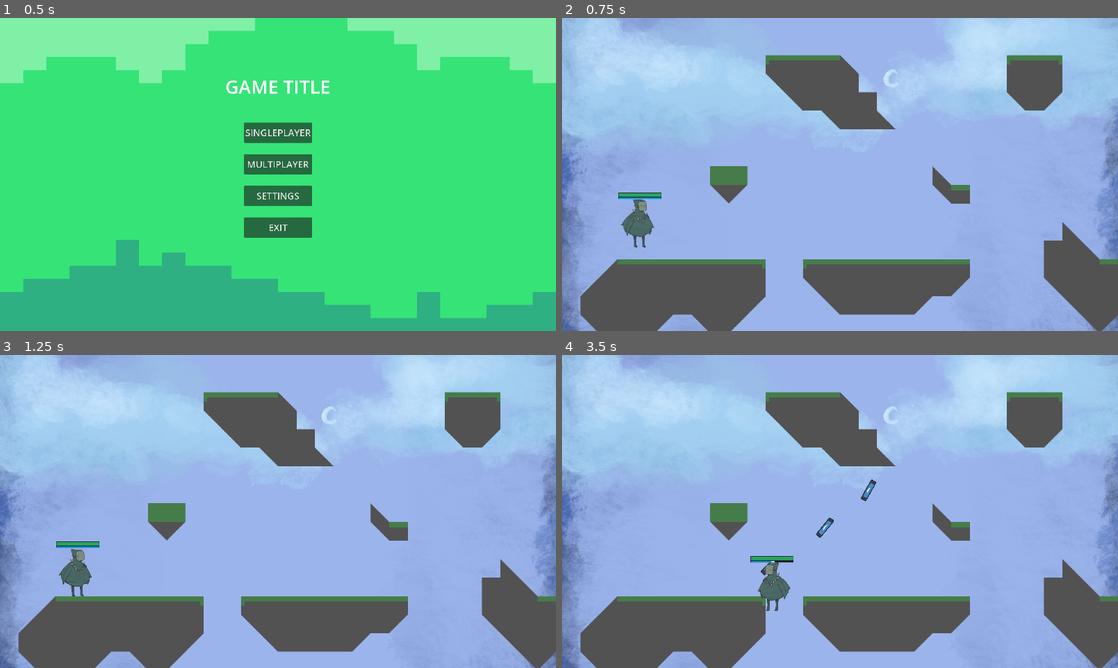
Above: before the commit, frames 1-4 (two rows, left to right).
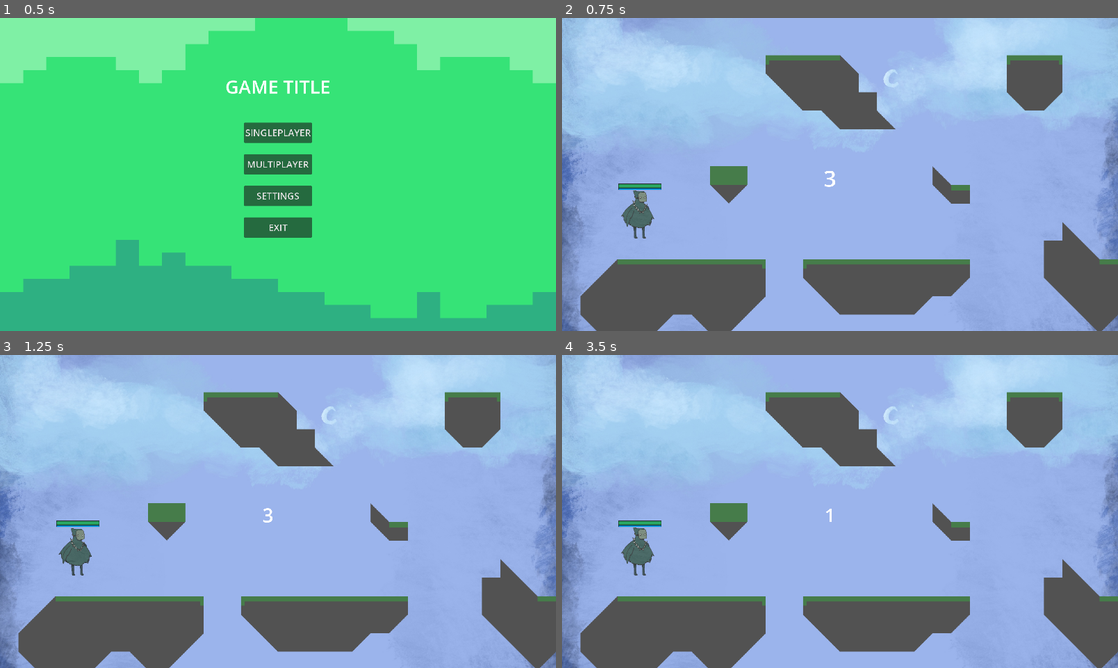
Above: after the commit, the same moments.

Repository: RealityGalaxy/Varis
Game: Godot game, scene res://scenes/menus/main_menu/main_menu.tscn
Two runs of this game, one before a commit and one after it. Both use one fixed random seed, a clock stepped at 60 frames per second and the inputs below. Before the commit the project starts from res://scenes/menus/main_menu.tscn. The engine's default icon, where the game draws it, is replaced by a stand-in: a white triangle on a blue panel in a dark square.
Inputs (mouse positions are in pixels of both pictures, inside the frame that each line leads up to):
- Up to frame 1 (0.5 s): no input
- Up to frame 2 (0.75 s): click "SINGLEPLAYER" at 0.5 s
- Up to frame 3 (1.25 s): no input
- Up to frame 4 (3.5 s): move the mouse to (962, 495) at 1.27 s; hold Space (dash) 1.28-2.03 s; hold Right (right) 1.28-2.78 s; tap Up (up) at 1.52, 2.27 s; move the mouse to (728, 527) at 2.02 s; click (728, 527) at 2.1 s; move the mouse to (895, 442) at 2.77 s; hold Left (left) from 2.78 s (still down); hold Right mouse button (spell2) from 2.78 s (still down)

Frame 1 is identical in both runs. In frame 2, 0.7% of the frame differs, in the area x 10-50%, y 48-74%; in frame 3, 1.0%; in frame 4, 1.5%, in the area x 10-57%, y 39-82%.

Commit message:
first card things

Diff:
--- a/Varis/project.godot
+++ b/Varis/project.godot
@@ -11,7 +11,7 @@
 [application]
 
 config/name="Varis"
-run/main_scene="res://scenes/menus/main_menu.tscn"
+run/main_scene="res://scenes/menus/main_menu/main_menu.tscn"
 config/features=PackedStringArray("4.2", "Mobile")
 config/icon="res://icon.svg"
 
@@ -19,6 +19,8 @@
 
 StatManager="*res://scenes/character/StatManager.gd"
 SpellData="*res://scenes/projectiles/SpellData.gd"
+GameStatus="*res://scenes/level/game_status.gd"
+CardData="*res://scenes/menus/round_pick/card_data.gd"
 
 [display]
 
--- a/Varis/scenes/character/Character.gd
+++ b/Varis/scenes/character/Character.gd
@@ -139,7 +139,7 @@
 			use_spell.emit(spells[4], player_num, position, mouse_pos)
 
 func _physics_process(delta):
-	if !is_multiplayer_authority():
+	if !is_multiplayer_authority() or GameStatus.pause_time:
 		return
 
 	rpc("regen_mana", delta)
--- a/Varis/scenes/character/StatManager.gd
+++ b/Varis/scenes/character/StatManager.gd
@@ -5,7 +5,7 @@
 func restart():
 	players = []
 
-func add_player(num: int):
+func add_player(_num: int):
 	var stats: Stats = Stats.new()
 	players.push_back(stats)
 
--- a/Varis/scenes/level/GameManager.gd
+++ b/Varis/scenes/level/GameManager.gd
@@ -1,4 +1,65 @@
 extends Node2D
+
+@onready var text = $TimerText
+@onready var timer_round_start = $Timers/RoundStart
+@onready var timer_winner = $Timers/DisplayWinner
+@onready var dim = $Dim
+
+var time_left: float = 3
+var text_size: float = 80
 
 func _ready():
 	StatManager.restart()
+	start_round()
+
+func _process(delta):
+	if not timer_round_start.is_stopped():
+		var new_time = ceil(timer_round_start.time_left)
+		text.add_theme_font_size_override("font_size", 80)
+		text_size -= 20 * delta
+		if new_time != time_left:
+			time_left = new_time
+			text_size = 80
+		text.add_theme_font_size_override("font_size", ceil(text_size))
+		text.text = str(new_time)
+
+func start_round():
+	timer_round_start.start()
+
+func show_cards():
+	pass
+
+
+func show_player_win(loser_num):
+	timer_winner.start()
+	var winner = GameStatus.winner(loser_num)
+	text.text = "Player %d has won" % winner
+	text.visible = true
+
+func restart_round():
+	pass
+
+func _on_timer_timeout():
+	GameStatus.pause_time = false
+	text.visible = false
+
+
+func _on_display_winner_timeout():
+	GameStatus.pause_time = true
+	text.visible = false
+	var tween = create_tween()
+	tween.tween_property(dim, "modulate", Color(0,0,0,0.5), 1)
+	await tween.finished
+	spawn_card()
+
+func spawn_card():
+	var card : Card = CardData.Cards.pick_random()
+	var card_scene = preload("res://scenes/menus/round_pick/card.tscn")
+	var card_obj = card_scene.instantiate()
+	card_obj.get_node("CardName").text = card.card_name
+	card_obj.get_node("CardEffect").text = card.card_desc
+	card_obj.get_node("CardImage").texture = load(card.card_image)
+	card_obj.position = Vector2(700,1500)
+	$Cards.add_child(card_obj)
+	var tween = create_tween()
+	tween.tween_property(card_obj, "position", Vector2(400, 400), 2)
--- a/Varis/scenes/level/deathzone.gd
+++ b/Varis/scenes/level/deathzone.gd
@@ -4,4 +4,7 @@
 
 func _on_body_entered(body):
 	touched_deathzone.emit()
-	body.queue_free()
+	if body is PlayerChar:
+		$"../GameManager".show_player_win(body.player_num)
+	else:
+		body.queue_free()
--- /dev/null
+++ b/Varis/scenes/level/game_status.gd
@@ -0,0 +1,10 @@
+extends Node
+
+var pause_time: bool = true
+var players = []
+
+func winner(num):
+	for i in players.size():
+		if players[i] != num:
+			return players[i]
+	return 1
--- a/Varis/scenes/level/level.tscn
+++ b/Varis/scenes/level/level.tscn
@@ -7,6 +7,8 @@
 [ext_resource type="Script" path="res://scenes/multiplayer/MultiplayerSpawner.gd" id="3_bo8on"]
 [ext_resource type="PackedScene" uid="uid://cubitxapsm3h1" path="res://scenes/character/char.tscn" id="4_hlpcm"]
 [ext_resource type="Script" path="res://scenes/level/GameManager.gd" id="6_rr77g"]
+
+[sub_resource type="CanvasTexture" id="CanvasTexture_a7tux"]
 
 [sub_resource type="TileSetAtlasSource" id="TileSetAtlasSource_rfgjm"]
 texture = ExtResource("1_qesyg")
@@ -48,7 +50,42 @@
 [node name="Level" type="Node2D"]
 
 [node name="GameManager" type="Node2D" parent="."]
+z_index = 100
 script = ExtResource("6_rr77g")
+
+[node name="Timers" type="Node" parent="GameManager"]
+
+[node name="RoundStart" type="Timer" parent="GameManager/Timers"]
+wait_time = 3.0
+one_shot = true
+
+[node name="DisplayWinner" type="Timer" parent="GameManager/Timers"]
+wait_time = 2.0
+one_shot = true
+
+[node name="Cards" type="Node2D" parent="GameManager"]
+z_index = 1
+
+[node name="TimerText" type="Label" parent="GameManager"]
+anchors_preset = -1
+offset_left = 920.0
+offset_top = 540.0
+offset_right = 930.0
+offset_bottom = 563.0
+grow_horizontal = 2
+grow_vertical = 2
+size_flags_horizontal = 6
+size_flags_vertical = 6
+theme_override_font_sizes/font_size = 80
+text = "3"
+horizontal_alignment = 1
+vertical_alignment = 1
+
+[node name="Dim" type="Sprite2D" parent="GameManager"]
+modulate = Color(0, 0, 0, 0)
+position = Vector2(960, 540)
+scale = Vector2(1920, 1080)
+texture = SubResource("CanvasTexture_a7tux")
 
 [node name="Sky" type="Sprite2D" parent="."]
 position = Vector2(959.778, 539)
@@ -92,3 +129,6 @@
 spawn_path = NodePath(".")
 script = ExtResource("3_bo8on")
 playerScene = ExtResource("4_hlpcm")
+
+[connection signal="timeout" from="GameManager/Timers/RoundStart" to="GameManager" method="_on_timer_timeout"]
+[connection signal="timeout" from="GameManager/Timers/DisplayWinner" to="GameManager" method="_on_display_winner_timeout"]
--- a/Varis/scenes/menus/main_menu.tscn
+++ b/Varis/scenes/menus/main_menu/main_menu.tscn
@@ -1,6 +1,6 @@
 [gd_scene load_steps=3 format=3 uid="uid://crdel4dbytuuo"]
 
-[ext_resource type="Script" path="res://scenes/menus/main_menu.gd" id="1_ae0lv"]
+[ext_resource type="Script" path="res://scenes/menus/main_menu/main_menu.gd" id="1_ae0lv"]
 [ext_resource type="Texture2D" uid="uid://crdip2y5gklpt" path="res://graphics/placeholder/tile_0014.png" id="2_v05f5"]
 
 [node name="Main_Menu" type="Control"]
--- /dev/null
+++ b/Varis/scenes/menus/round_pick/card.tscn
@@ -0,0 +1,52 @@
+[gd_scene load_steps=2 format=3 uid="uid://mwmy3eogffsj"]
+
+[ext_resource type="Texture2D" uid="uid://c380wvdmmtcf2" path="res://icon.svg" id="1_1wece"]
+
+[node name="Card" type="Control"]
+layout_mode = 3
+anchors_preset = 15
+anchor_right = 1.0
+anchor_bottom = 1.0
+grow_horizontal = 2
+grow_vertical = 2
+
+[node name="ColorRect" type="ColorRect" parent="."]
+layout_mode = 0
+offset_right = 126.0
+offset_bottom = 213.0
+color = Color(0.278431, 0.215686, 0.121569, 1)
+
+[node name="ColorRect2" type="ColorRect" parent="."]
+layout_mode = 0
+offset_left = 5.0
+offset_top = 5.0
+offset_right = 121.0
+offset_bottom = 208.0
+color = Color(0.388235, 0.305882, 0.184314, 1)
+
+[node name="CardName" type="Label" parent="."]
+layout_mode = 0
+offset_right = 126.0
+offset_bottom = 31.0
+text = "Card name"
+horizontal_alignment = 1
+vertical_alignment = 1
+
+[node name="CardEffect" type="Label" parent="."]
+layout_mode = 0
+offset_top = 124.0
+offset_right = 126.0
+offset_bottom = 215.0
+theme_override_font_sizes/font_size = 12
+text = "lorem ipsum lorem ipsum lorem ipsum lorem ipsum"
+horizontal_alignment = 1
+autowrap_mode = 3
+
+[node name="CardImage" type="TextureRect" parent="."]
+layout_mode = 0
+offset_left = 17.0
+offset_top = 27.0
+offset_right = 107.0
+offset_bottom = 117.0
+texture = ExtResource("1_1wece")
+expand_mode = 1
--- /dev/null
+++ b/Varis/scenes/menus/round_pick/card_data.gd
@@ -0,0 +1,15 @@
+extends Node
+
+var Cards = [
+	new_card("Fireball", "Big fiery ball with 0.5s cooldown and 30 damage", "res://icon.svg"),
+	new_card("Lava", "Lava flows, you burn", "res://icon.svg"),
+	new_card("Watery boi", "Get wet ;)", "res://icon.svg"),
+	new_card("Air strike", "INCOMIIIING", "res://icon.svg"),
+]
+
+func new_card(card_name: String, card_desc: String, card_image: String):
+	var card: Card = Card.new()
+	card.card_name = card_name
+	card.card_desc = card_desc
+	card.card_image = card_image
+	return card
--- /dev/null
+++ b/Varis/scenes/menus/round_pick/card_instance.gd
@@ -0,0 +1,6 @@
+extends Resource
+class_name Card
+
+var card_name: String
+var card_desc: String
+var card_image
--- a/Varis/scenes/multiplayer/MultiplayerSpawner.gd
+++ b/Varis/scenes/multiplayer/MultiplayerSpawner.gd
@@ -16,6 +16,7 @@
 func spawnPlayer(data):
 	var player = playerScene.instantiate()
 	player.set_multiplayer_authority(data)
+	GameStatus.players.push_back(player.player_num)
 	StatManager.add_player(player.player_num)
 	player.use_spell.connect(get_node("../SpellManager").on_spell_fire)
 	players[data] = player
--- a/Varis/scenes/projectiles/SpellData.gd
+++ b/Varis/scenes/projectiles/SpellData.gd
@@ -9,9 +9,9 @@
 	"air_gate":new_spell("air_gate", 5, "res://scenes/spells/air_gate/air_gate.tscn", 0, 50),
 }
 
-func new_spell(name: String, cooldown: float, spell_file: String, damage: int, cost: int):
+func new_spell(spell_name: String, cooldown: float, spell_file: String, damage: int, cost: int):
 	var spell: Spell = Spell.new()
-	spell.spell_name = name
+	spell.spell_name = spell_name
 	spell.cooldown = cooldown
 	spell.spell_file = spell_file
 	spell.base_damage = damage
Not shown: 1 places in Varis/scenes/level/level.tscn that only renumber resources
Renamed: Varis/scenes/menus/main_menu.gd -> Varis/scenes/menus/main_menu/main_menu.gd
